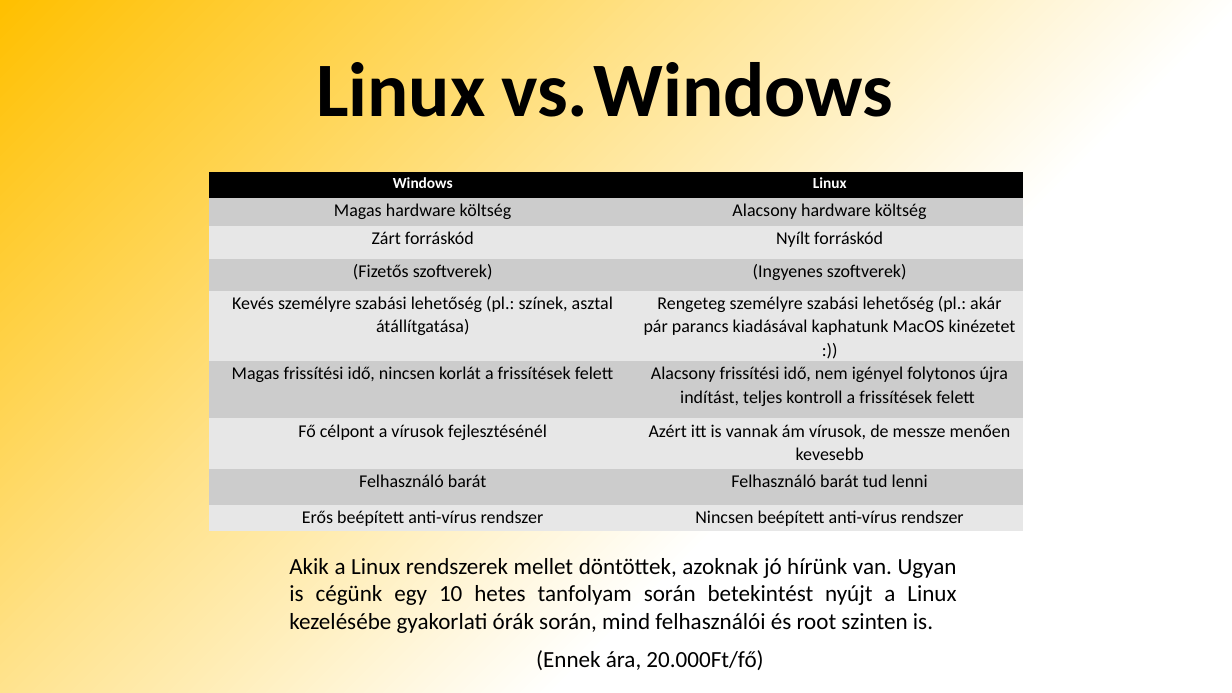
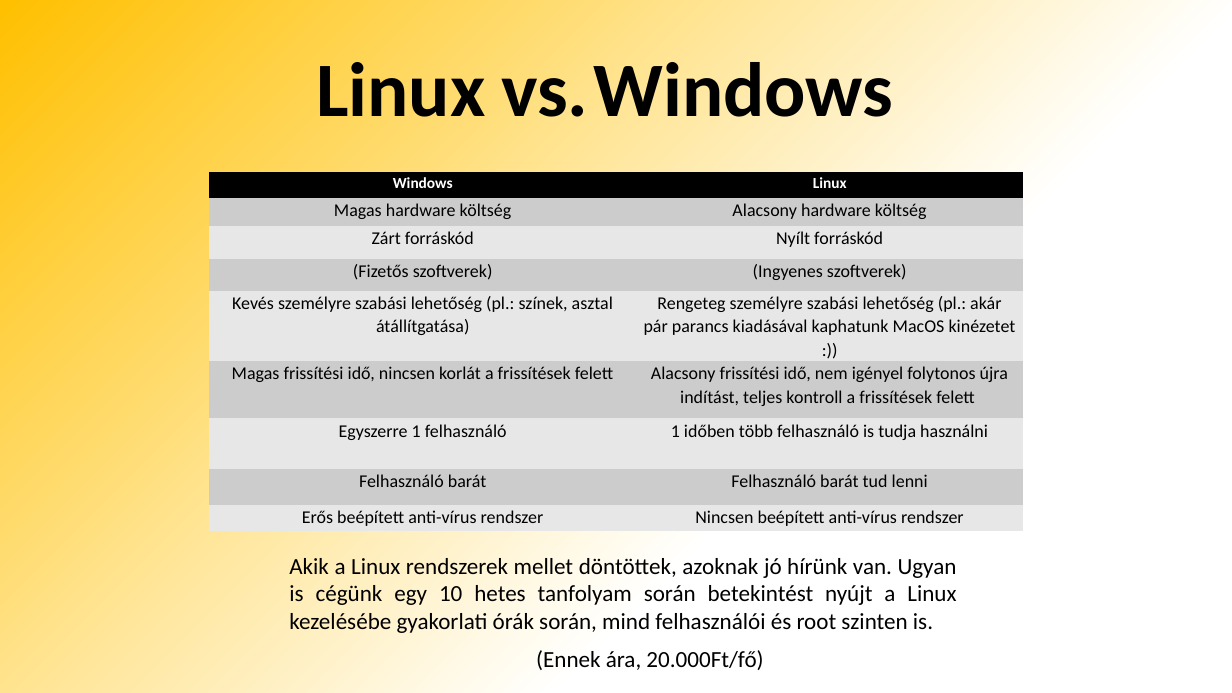
Before and after one commit to Csapii/c-g_projekt, a slide deck: slide 5 of 10B_Érdekes....pptx. Drawn at 1232x693 pixels with LibreOffice and Linux fonts; fonts in the diff are those of the drawing. Boxes give left, top, right and bottom in pixels: in the first picture for what was removed or moved away, otherwise in the second. Text is boxed around its words. In the diff, an @@ line names an element or a change of style, - is before the commit and + after.

```diff
--- a/10B_Érdekes....pptx
+++ b/10B_Érdekes....pptx
@@ table at [209,173,1023,530] @@
-row 7, column 1: Fő célpont a vírusok fejlesztésénél
+row 7, column 1: Egyszerre 1 felhasználó
-row 7, column 2: Azért itt is vannak ám vírusok, de messze menően kevesebb
+row 7, column 2: 1 időben több felhasználó is tudja használni
```
